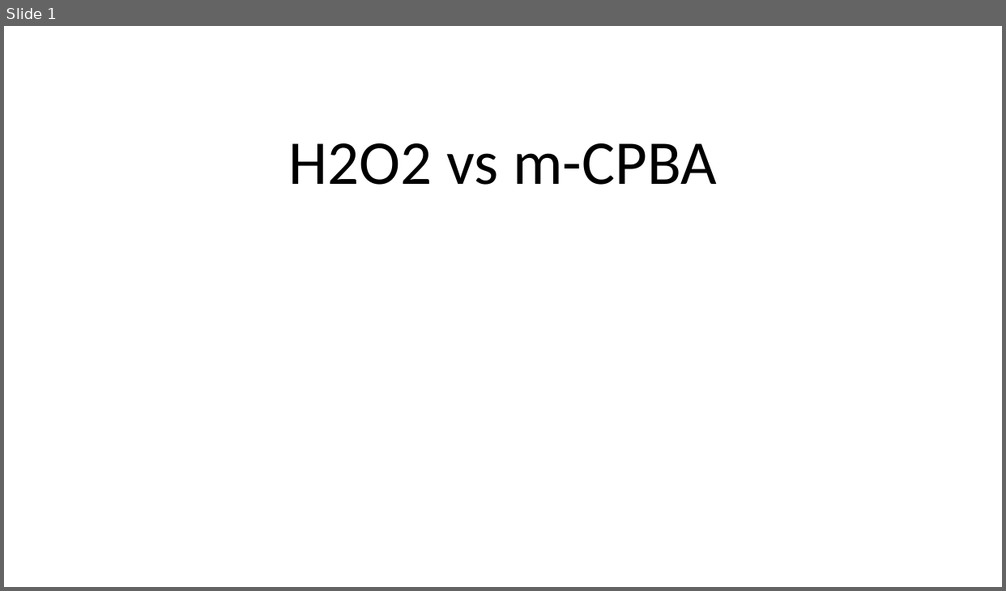
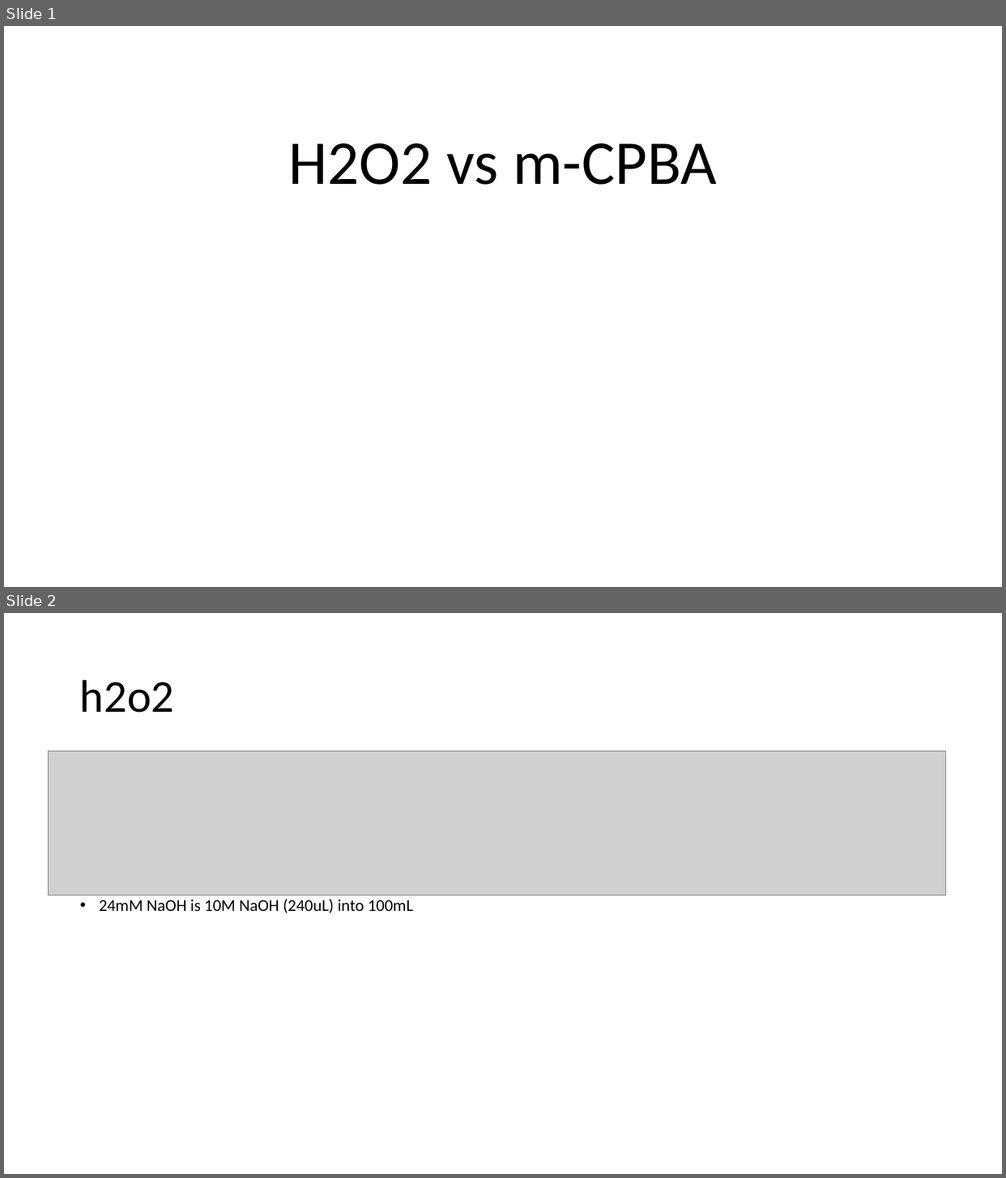
Before and after one commit to mdanderson03/SpectrePlex, a slide deck: experiments/h2o2 vs mcpba/H2O2 vs m-CPBA analysis.pptx. Shown one above the other, each under a label of ours: slide 1 before the commit, slides 1 and 2 after it. The pictures are 1006x591 and 1006x1178 pixels, drawn with LibreOffice and Linux fonts; fonts in the diff are those of the drawing; grey boxes stand for pictures. Boxes give left, top, right and bottom in pixels: in the first picture for what was removed or moved away, otherwise in the second. Text is boxed around its words. In the diff, an @@ line names an element or a change of style, - is before the commit and + after.

```diff
--- a/experiments/h2o2 vs mcpba/H2O2 vs m-CPBA analysis.pptx
+++ b/experiments/h2o2 vs mcpba/H2O2 vs m-CPBA analysis.pptx
@@ slide 2 added at (4, 613, 1002, 1174), background #FFFFFF @@
@@ title added at (80, 679, 175, 713), 44 pt, text #000000 @@
+h2o2
@@ picture added at (49, 752, 946, 896) @@
@@ text added at (99, 899, 413, 914), 16 pt, text #000000 @@
+• 24mM NaOH is 10M NaOH (240uL) into 100mL
```
Also in this commit, not shown: 1 slide removed.
